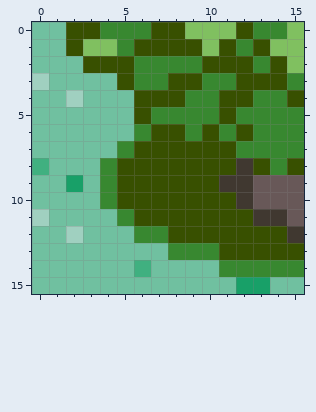
A pixel-art sprite gets an edit: cs30-p5js-template-master/Map Simulator/tiles/big_tree_bottom_left.png. This is how it looked before the edit.
The file is 16x16 pixels.
Once edited:
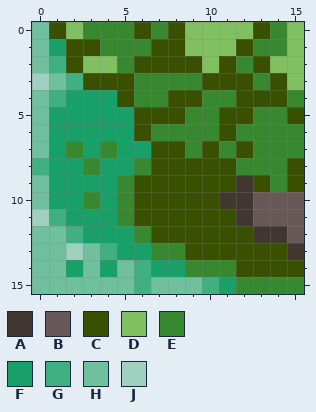
Palette (. is transparent): A #403830  B #685858  C #385000  D #80c060  E #388830  F #18a068  G #40b080  H #70c0a0  J #a0d0c0
From old to new:
{"y":0,"x":1,"old":"HCC","new":"CDE"}
{"y":0,"x":6,"old":"EC","new":"CE"}
{"y":0,"x":12,"old":"CE","new":"DC"}
{"y":1,"x":1,"old":"H","new":"F"}
{"y":1,"x":3,"old":"DD","new":"CE"}
{"y":1,"x":6,"old":"C","new":"E"}
{"y":1,"x":9,"old":"C","new":"D"}
{"y":1,"x":11,"old":"CECD","new":"DCEE"}
{"y":2,"x":1,"old":"HHCCCEEEEC","new":"GCDDECCCCD"}
{"y":2,"x":12,"old":"CEC","new":"ECD"}
{"y":3,"x":2,"old":"HHH","new":"GCC"}
{"y":3,"x":8,"old":"CCEE","new":"EECC"}
{"y":3,"x":13,"old":"C","new":"E"}
{"y":3,"x":15,"old":"E","new":"D"}
{"y":4,"x":1,"old":"HJHHHCC","new":"GFFFCEE"}
{"y":4,"x":9,"old":"E","new":"C"}
{"y":4,"x":11,"old":"C","new":"E"}
{"y":4,"x":13,"old":"EEC","new":"CCE"}
{"y":5,"x":1,"old":"HHHHH","new":"FFFFF"}
{"y":5,"x":7,"old":"EE","new":"CC"}
{"y":5,"x":12,"old":"E","new":"C"}
{"y":5,"x":15,"old":"E","new":"C"}
{"y":6,"x":1,"old":"HHHHHECC","new":"FFFFFCEE"}
{"y":6,"x":10,"old":"CEC","new":"ECE"}
{"y":7,"x":1,"old":"HHHHEC","new":"FEFEFF"}
{"y":7,"x":9,"old":"C","new":"E"}
{"y":7,"x":11,"old":"CE","new":"EC"}
{"y":8,"x":1,"old":"HHHECC","new":"FFEFFE"}
{"y":8,"x":12,"old":"AC","new":"EE"}
{"y":9,"x":1,"old":"H","new":"F"}
{"y":9,"x":3,"old":"HEC","new":"FFE"}
{"y":9,"x":11,"old":"A","new":"C"}
{"y":9,"x":13,"old":"BBB","new":"CEC"}
{"y":10,"x":1,"old":"HHHEC","new":"FFEFE"}
{"y":10,"x":11,"old":"C","new":"A"}
{"y":11,"x":1,"old":"HHHH","new":"GFFF"}
{"y":11,"x":12,"old":"CAA","new":"ABB"}
{"y":12,"x":2,"old":"JHHH","new":"GFFF"}
{"y":12,"x":7,"old":"E","new":"C"}
{"y":12,"x":13,"old":"CCA","new":"AAB"}
{"y":13,"x":2,"old":"H","new":"J"}
{"y":13,"x":4,"old":"HHHH","new":"GFFE"}
{"y":13,"x":9,"old":"EE","new":"CC"}
{"y":13,"x":15,"old":"C","new":"A"}
{"y":14,"x":2,"old":"H","new":"F"}
{"y":14,"x":4,"old":"H","new":"F"}
{"y":14,"x":7,"old":"HHHH","new":"FFEE"}
{"y":14,"x":12,"old":"EEEE","new":"CCCC"}
{"y":15,"x":6,"old":"H","new":"G"}
{"y":15,"x":10,"old":"HHFFHH","new":"GFEEEE"}
{"label":"changed","picture_box":[49,22,304,294]}
